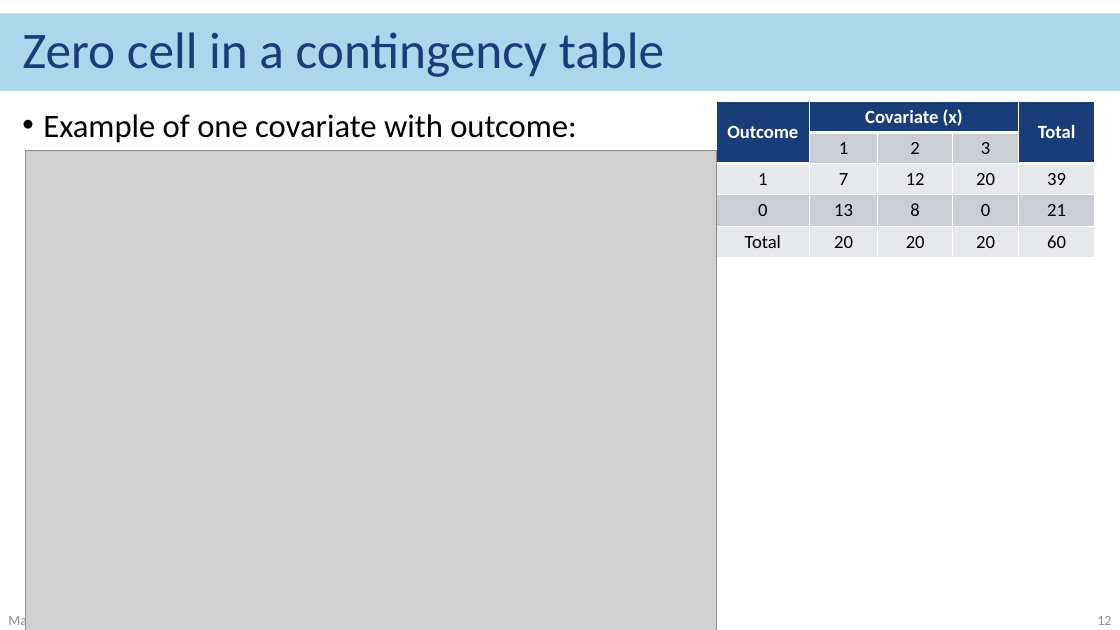
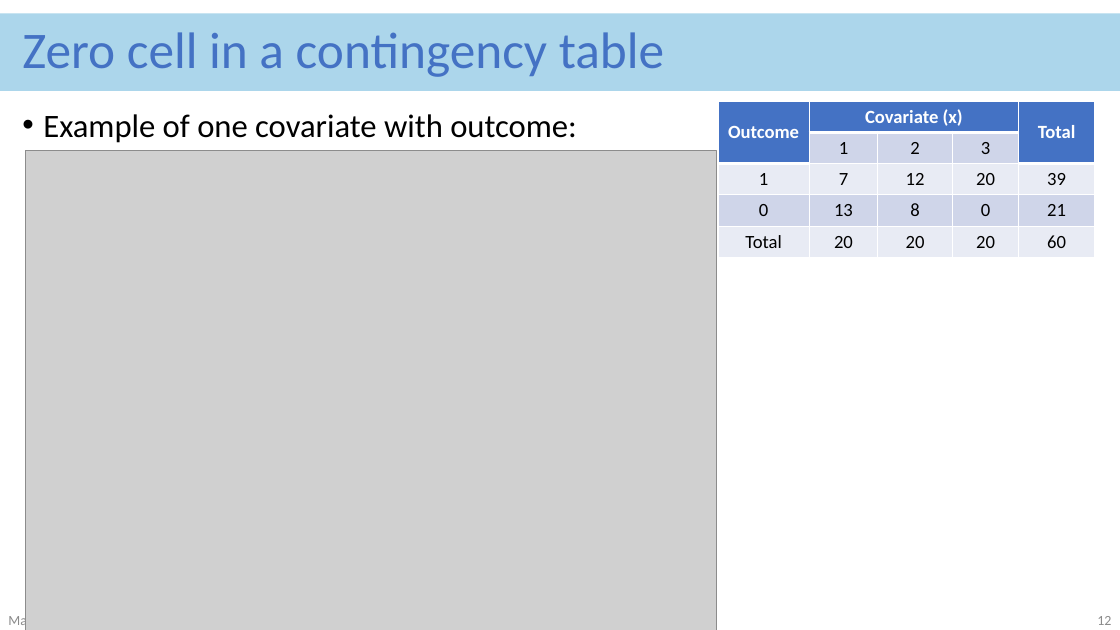
Before and after one commit to nwakim/S2024_BSTA_513, a slide deck: slide 12 of lectures/13_Numeric_Problems/old_work/Class_13_Numerical_Problems.pptx. Drawn at 1120x630 pixels with LibreOffice and Linux fonts; fonts in the diff are those of the drawing; grey boxes stand for pictures. Boxes give left, top, right and bottom in pixels: in the first picture for what was removed or moved away, otherwise in the second. Text is boxed around its words. In the diff, an @@ line names an element or a change of style, - is before the commit and + after.

```diff
--- a/lectures/13_Numeric_Problems/old_work/Class_13_Numerical_Problems.pptx
+++ b/lectures/13_Numeric_Problems/old_work/Class_13_Numerical_Problems.pptx
@@ title "Zero cell in a contingency ..." at (22, 32, 664, 77): text colour #193D78 to #4472C4 @@
@@ table at (718, 101, 1095, 255) @@
@@ fill #193D78 to #4472C4 in 3 cells @@
@@ fill #CCCED6 to #CFD5EA in 8 cells @@
@@ fill #E8E8EC to #E9EBF5 in 10 cells @@
```
Also in this commit, not shown: 44 other slides changed, 13 other files.
